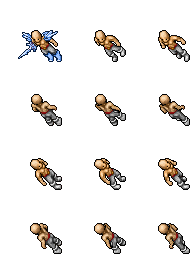
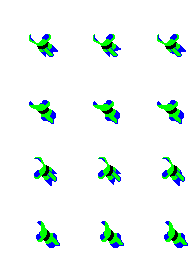
Two versions of the same layered image (192×256). Layer-by-layer changes:
hid "Warstwa 5" over left=18, top=30, right=62, bottom=62
showed group "Body" (9 layers) over left=27, top=33, right=188, bottom=248
showed group "Armor #2" (2 layers) over left=28, top=33, right=188, bottom=248
showed "#2 overlay", painted on it over left=29, top=34, right=188, bottom=248
hid "Base" over left=30, top=30, right=190, bottom=254
